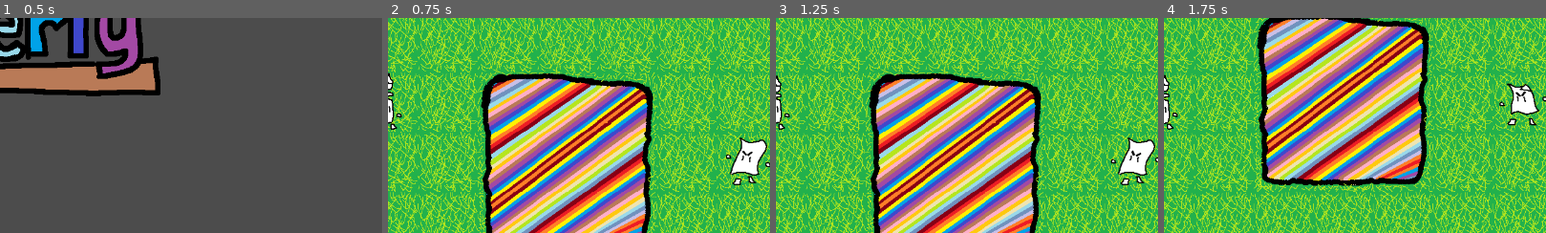
Above: before the commit, frames 1-4 (left to right).
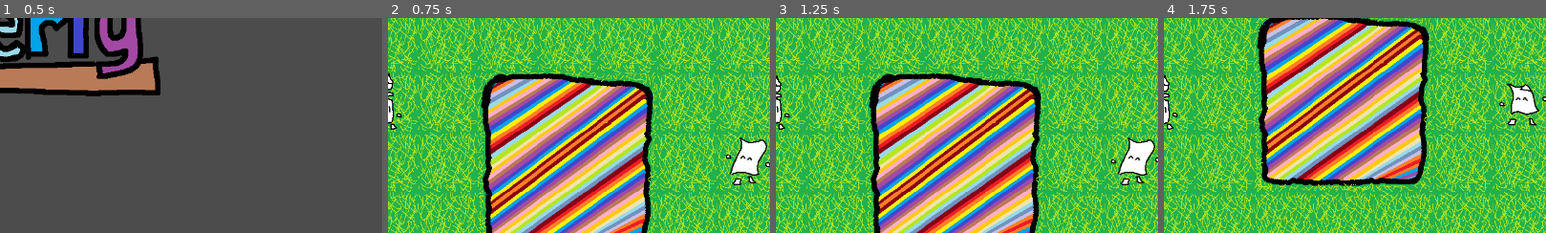
Above: after the commit, the same moments.

Repository: Melaisi/PaintGame
Game: Godot game, scene res://Scenes/Title/MainMenu.tscn
The game is run twice, just before and just after one commit, with the same random seed, the same clock (stepped at 60 frames per second) and the same inputs.
Inputs (mouse positions are % of the whole screen's width and height, from its top left):
- Up to frame 1 (0.5 s): no input
- Up to frame 2 (0.75 s): tap Enter at 0.5 s; move the mouse to (41, 70) at 0.52 s; hold Right (ui_right) from 0.53 s (still down); click (41, 70) at 0.67 s
- Up to frame 3 (1.25 s): keep holding Right (ui_right)
- Up to frame 4 (1.75 s): move the mouse to (30, 55) at 1.27 s; release Right (ui_right) at 1.28 s; hold Down (ui_down) from 1.28 s (still down)
The pictures show only the part of the screen within x 50-100%, y 30-80%; the shares and areas given below are measured in that part.

Frame 1 is identical in both runs. In frame 2, less than 0.1% of the frame differs, in the area x 92-96%, y 61-68%; in frame 3, less than 0.1%; in frame 4, less than 0.1%, in the area x 92-96%, y 33-40%.

Commit message:
Update enemy happy animation

Diff:
--- a/Scenes/Party/Enemy/Enemy.tscn
+++ b/Scenes/Party/Enemy/Enemy.tscn
@@ -1,14 +1,14 @@
 [gd_scene load_steps=8 format=2]
 
-[ext_resource path="res://Art/To be used/Characters/enemyPaper_04.png" type="Texture" id=1]
-[ext_resource path="res://Art/To be used/Characters/enemyPaper_01.png" type="Texture" id=2]
-[ext_resource path="res://Art/To be used/Characters/enemyPaper_03.png" type="Texture" id=3]
-[ext_resource path="res://Art/To be used/Characters/enemyPaper_02.png" type="Texture" id=4]
+[ext_resource path="res://Art/To be used/Characters/enemyPaperHappy_01.png" type="Texture" id=1]
+[ext_resource path="res://Art/To be used/Characters/enemyPaperHappy_02.png" type="Texture" id=2]
+[ext_resource path="res://Art/To be used/Characters/enemyPaperHappy_03.png" type="Texture" id=3]
+[ext_resource path="res://Art/To be used/Characters/enemyPaperHappy_04.png" type="Texture" id=4]
 [ext_resource path="res://Scenes/Party/Enemy/Enemy.gd" type="Script" id=5]
 
 [sub_resource type="SpriteFrames" id=1]
 animations = [ {
-"frames": [ ExtResource( 2 ), ExtResource( 4 ), ExtResource( 3 ), ExtResource( 1 ) ],
+"frames": [ ExtResource( 1 ), ExtResource( 2 ), ExtResource( 3 ), ExtResource( 4 ) ],
 "loop": true,
 "name": "Idle",
 "speed": 5.0
